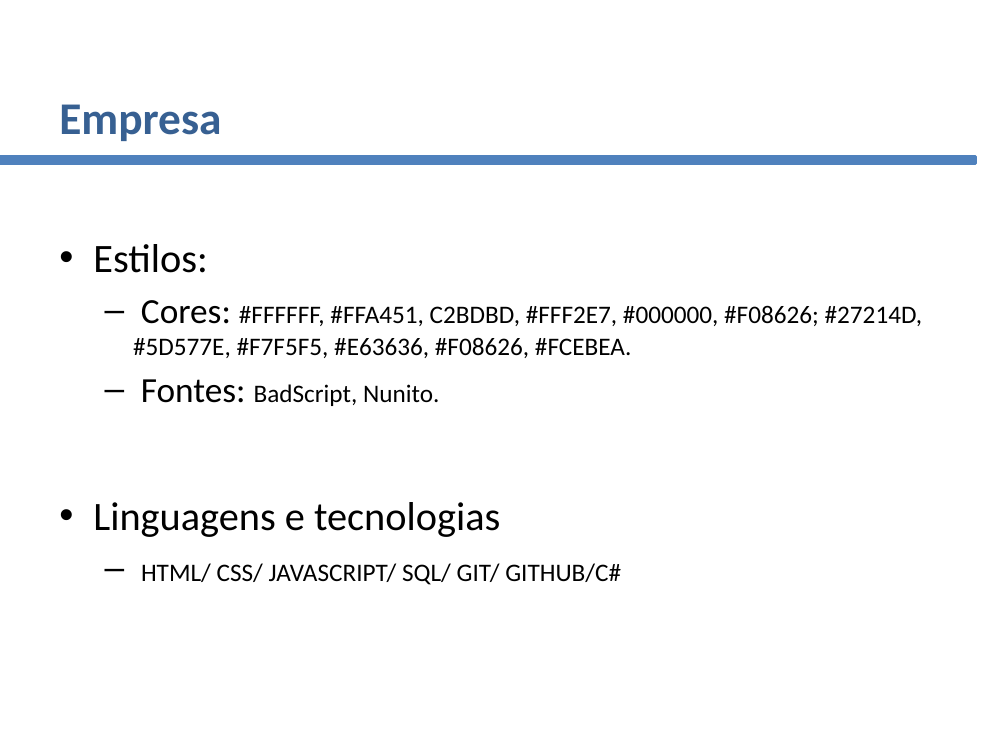
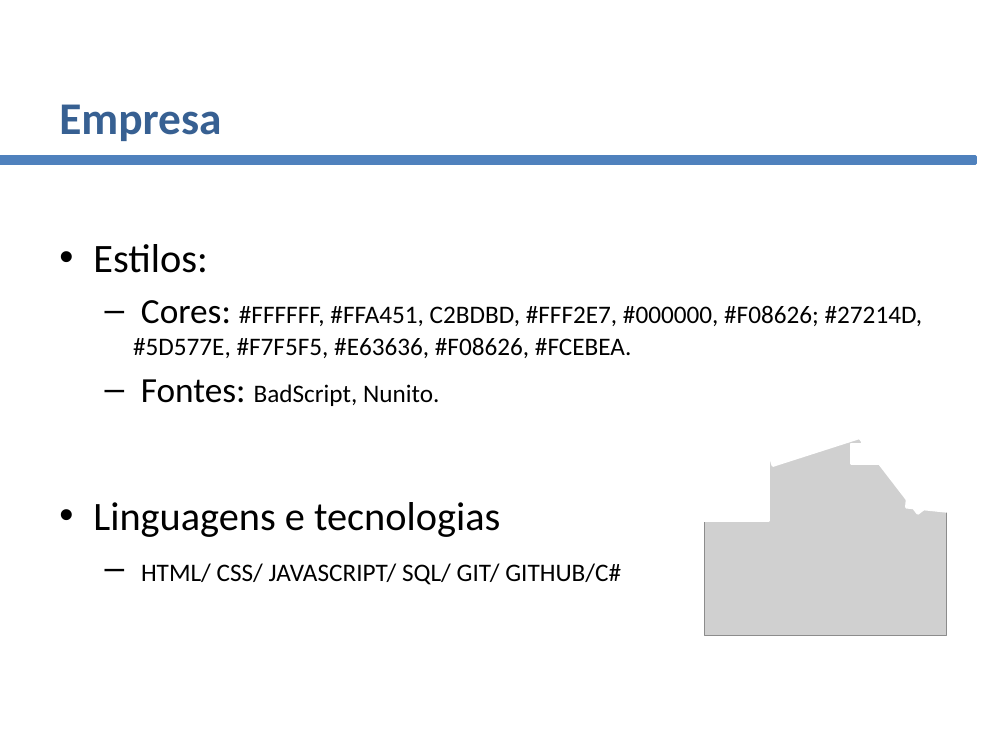
Before and after one commit to matheusg-dev/ProjetoDelivery_TCC, a slide deck: slide 6 of assets/documentacao_abnt/PowerPoint Projeto Final SENAI.pptx. Drawn at 1008x756 pixels with LibreOffice and Linux fonts; fonts in the diff are those of the drawing; grey boxes stand for pictures; background and template pictures are left out. Boxes give left, top, right and bottom in pixels: in the first picture for what was removed or moved away, otherwise in the second. Text is boxed around its words. In the diff, an @@ line names an element or a change of style, - is before the commit and + after.

```diff
--- a/assets/documentacao_abnt/PowerPoint Projeto Final SENAI.pptx
+++ b/assets/documentacao_abnt/PowerPoint Projeto Final SENAI.pptx
@@ rectangle added at bbox=[749, 350, 903, 467], fill #FFFFFF, outline #FFFFFF 2 pt @@
@@ rectangle added at bbox=[835, 358, 981, 514], fill #FFFFFF, outline #FFFFFF 2 pt @@
@@ rectangle added at bbox=[845, 359, 1001, 483], fill #FFFFFF, outline #FFFFFF 2 pt @@
@@ rectangle added at bbox=[690, 386, 768, 522], fill #FFFFFF, outline #FFFFFF 2 pt @@
@@ rectangle added at bbox=[861, 374, 1008, 499], fill #FFFFFF, outline #FFFFFF 2 pt @@
@@ rectangle added at bbox=[906, 372, 998, 515], fill #FFFFFF, outline #FFFFFF 2 pt @@
@@ picture added at bbox=[704, 393, 947, 636] @@
@@ rectangle added at bbox=[851, 444, 894, 464], fill #FFFFFF, outline #FFFFFF 2 pt @@
```
Also in this commit, not shown: 10 other slides changed, 11 slides added, 1 slide removed.
